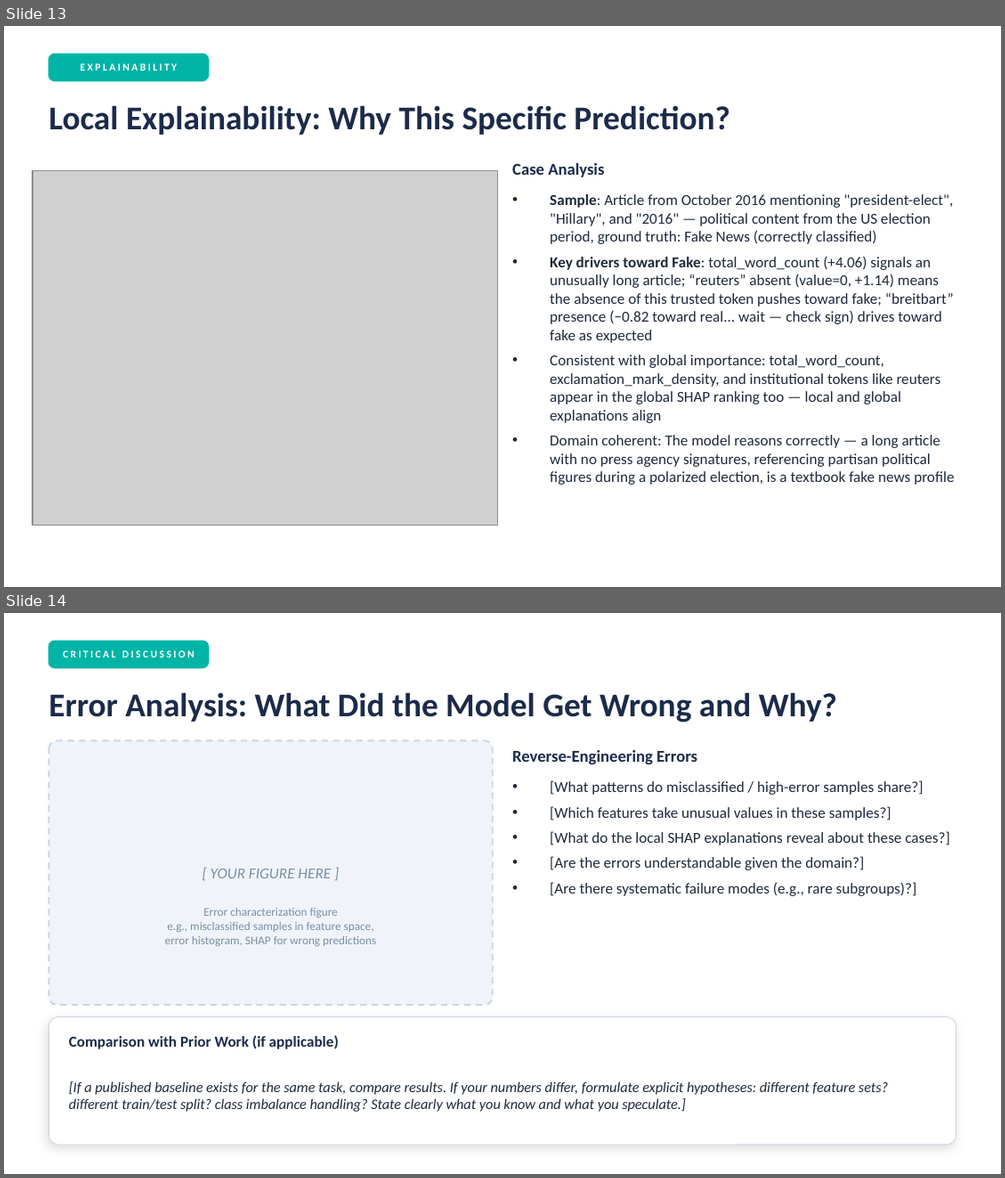
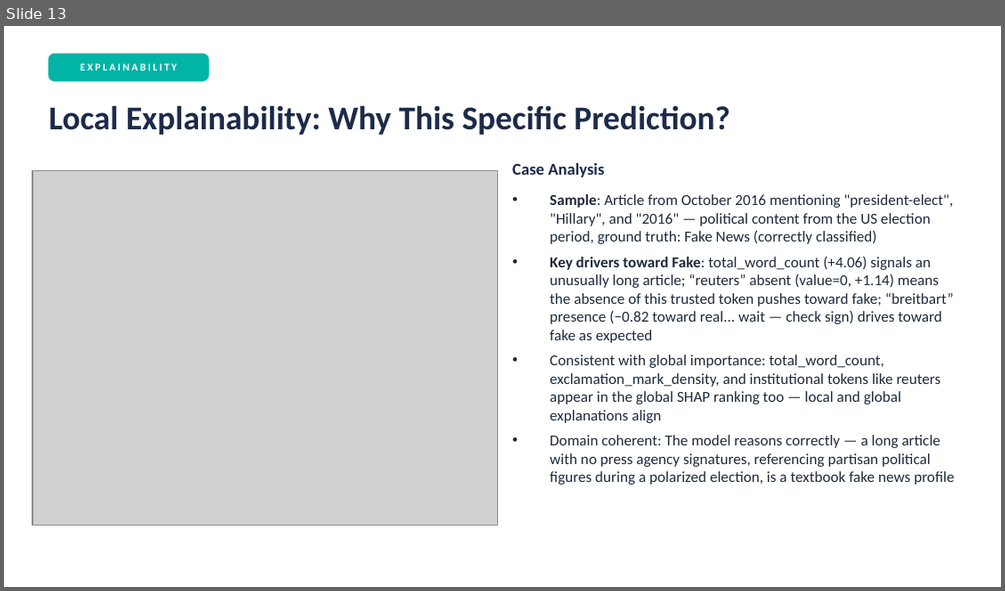
Before and after one commit to jackomazi/data-mining-and-machine-learning-project, a slide deck: project_presentation_template.pptx. Shown one above the other, each under a label of ours: slides 13 and 14 before the commit, slide 13 after it. The pictures are 1005x1178 and 1005x591 pixels, drawn with LibreOffice and Linux fonts; fonts in the diff are those of the drawing; grey boxes stand for pictures. Boxes give left, top, right and bottom in pixels: in the first picture for what was removed or moved away, otherwise in the second. Text is boxed around its words. In the diff, an @@ line names an element or a change of style, - is before the commit and + after.

```diff
--- a/project_presentation_template.pptx
+++ b/project_presentation_template.pptx
@@ slide 14 removed at [4,613,1001,1174], background #FFFFFF @@
@@ rounded rectangle removed at [48,641,209,668] @@
@@ text removed at [63,650,194,657] @@
-CRITICAL DISCUSSION
@@ text removed at [48,692,837,722] @@
-Error Analysis: What Did the Model Get Wrong and Why?
@@ rounded rectangle removed at [48,740,493,1005] @@
@@ text removed at [512,750,697,764] @@
-Reverse-Engineering Errors
@@ text removed at [550,780,949,896] @@
-• [What patterns do misclassified / high-error samples share?]
-• [Which features take unusual values in these samples?]
-• [What do the local SHAP explanations reveal about these cases?]
-• [Are the errors understandable given the domain?]
-• [Are there systematic failure modes (e.g., rare subgroups)?]
@@ text removed at [210,868,331,878] @@
-[ YOUR FIGURE HERE ]
@@ text removed at [165,908,376,946] @@
-Error characterization figure
-e.g., misclassified samples in feature space,
-error histogram, SHAP for wrong predictions
@@ rounded rectangle removed at [48,1017,956,1144] @@
@@ text removed at [69,1035,339,1049] @@
-Comparison with Prior Work (if applicable)
@@ text removed at [69,1081,888,1111] @@
-[If a published baseline exists for the same task, compare results. If your numbers differ, formulate explicit hypotheses: different feature sets? different train/test split? class imbalance handling? State clearly what you know and what you speculate.]
```
Also in this commit, not shown: 2 slides changed, 3 slides added, 2 other slides removed, 3 other files.
